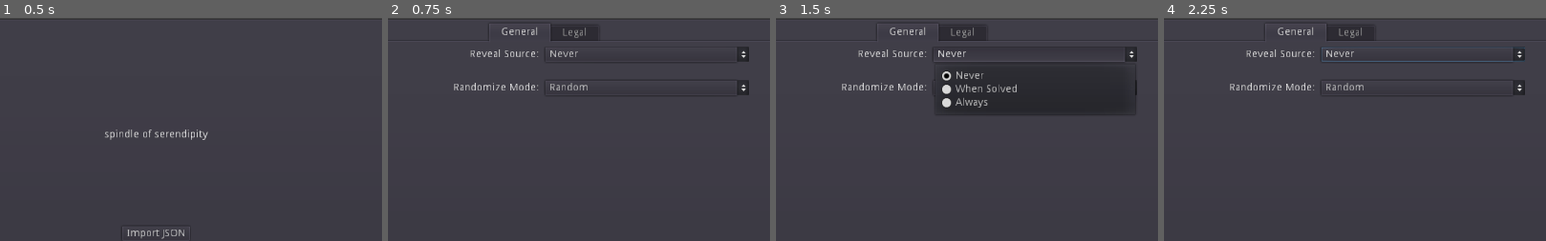
Above: before the commit, frames 1-4 (left to right).
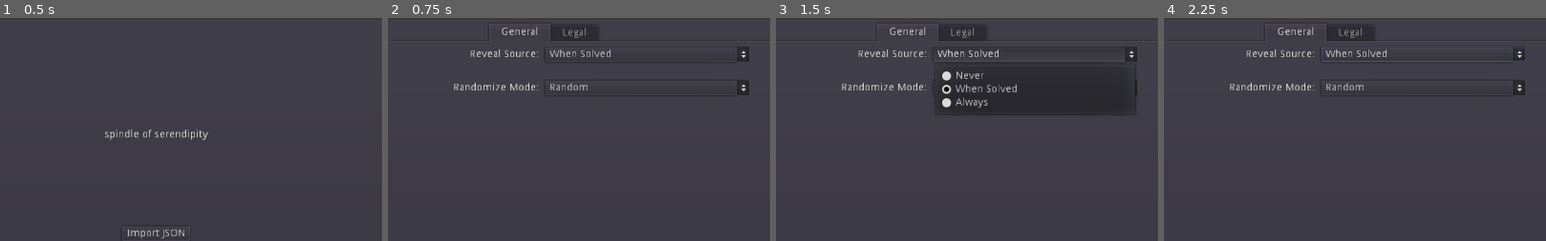
Above: after the commit, the same moments.

Repository: zacryol/spindle-of-serendipity
Game: Godot game, scene res://game/menus/MainMenu.tscn
The game is run twice, just before and just after one commit, with the same random seed, the same clock (stepped at 60 frames per second) and the same inputs.
Inputs (mouse positions are % of the whole screen's width and height, from its top left):
- Up to frame 1 (0.5 s): no input
- Up to frame 2 (0.75 s): click "Settings" at 0.5 s
- Up to frame 3 (1.5 s): click (64, 8) at 1.25 s, where only the run before the commit has a clickable "Never"
- Up to frame 4 (2.25 s): click (64, 8) at 2 s, where only the run after the commit has a clickable "When Solved"
The pictures show only the part of the screen within x 30-80%, y 0-50%; the shares and areas given below are measured in that part.

Frame 1 is identical in both runs. In frame 2, 0.2% of the frame differs, in the area x 42-59%, y 14-18%; in frame 3, 0.3%, in the area x 42-59%, y 14-34%; in frame 4, 0.2%.

Commit message:
Connected OptionButton signals

Diff:
--- a/game/menus/settings/General.gd
+++ b/game/menus/settings/General.gd
@@ -1,5 +1,18 @@
 extends Tabs
+
+onready var source_options := $Scroll/List/RevealSource/OptionButton
+onready var rand_options := $Scroll/List/RandMode/OptionButton
 
 
 func _ready():
+	source_options.select(GlobalVars.show_source)
+	rand_options.select(GlobalVars.rand_mode)
 	pass
+
+
+func _on_source_option_selected(id):
+	pass # Replace with function body.
+
+
+func _on_rand_option_selected(id):
+	pass # Replace with function body.
--- a/game/menus/settings/Settings.tscn
+++ b/game/menus/settings/Settings.tscn
@@ -33,7 +33,7 @@
 margin_bottom = -4.0
 script = ExtResource( 2 )
 
-[node name="ScrollContainer" type="ScrollContainer" parent="PanelContainer/TabContainer/General"]
+[node name="Scroll" type="ScrollContainer" parent="PanelContainer/TabContainer/General"]
 anchor_right = 1.0
 anchor_bottom = 1.0
 margin_left = 225.0
@@ -42,18 +42,18 @@
 "_edit_use_anchors_": false
 }
 
-[node name="VBoxContainer" type="VBoxContainer" parent="PanelContainer/TabContainer/General/ScrollContainer"]
+[node name="List" type="VBoxContainer" parent="PanelContainer/TabContainer/General/Scroll"]
 margin_right = 552.0
 margin_bottom = 65.0
 size_flags_horizontal = 3
 custom_constants/separation = 25
 
-[node name="RevealSource" type="HBoxContainer" parent="PanelContainer/TabContainer/General/ScrollContainer/VBoxContainer"]
+[node name="RevealSource" type="HBoxContainer" parent="PanelContainer/TabContainer/General/Scroll/List"]
 margin_right = 552.0
 margin_bottom = 20.0
 size_flags_horizontal = 3
 
-[node name="Label" type="Label" parent="PanelContainer/TabContainer/General/ScrollContainer/VBoxContainer/RevealSource"]
+[node name="Label" type="Label" parent="PanelContainer/TabContainer/General/Scroll/List/RevealSource"]
 margin_top = 3.0
 margin_right = 274.0
 margin_bottom = 17.0
@@ -61,7 +61,7 @@
 text = "Reveal Source: "
 align = 2
 
-[node name="OptionButton" type="OptionButton" parent="PanelContainer/TabContainer/General/ScrollContainer/VBoxContainer/RevealSource"]
+[node name="OptionButton" type="OptionButton" parent="PanelContainer/TabContainer/General/Scroll/List/RevealSource"]
 margin_left = 278.0
 margin_right = 552.0
 margin_bottom = 20.0
@@ -70,13 +70,13 @@
 items = [ "Never", null, false, 0, null, "When Solved", null, false, 1, null, "Always", null, false, 2, null ]
 selected = 0
 
-[node name="RandMode" type="HBoxContainer" parent="PanelContainer/TabContainer/General/ScrollContainer/VBoxContainer"]
+[node name="RandMode" type="HBoxContainer" parent="PanelContainer/TabContainer/General/Scroll/List"]
 margin_top = 45.0
 margin_right = 552.0
 margin_bottom = 65.0
 size_flags_horizontal = 3
 
-[node name="Label" type="Label" parent="PanelContainer/TabContainer/General/ScrollContainer/VBoxContainer/RandMode"]
+[node name="Label" type="Label" parent="PanelContainer/TabContainer/General/Scroll/List/RandMode"]
 margin_top = 3.0
 margin_right = 274.0
 margin_bottom = 17.0
@@ -84,7 +84,7 @@
 text = "Randomize Mode: "
 align = 2
 
-[node name="OptionButton" type="OptionButton" parent="PanelContainer/TabContainer/General/ScrollContainer/VBoxContainer/RandMode"]
+[node name="OptionButton" type="OptionButton" parent="PanelContainer/TabContainer/General/Scroll/List/RandMode"]
 margin_left = 278.0
 margin_right = 552.0
 margin_bottom = 20.0
@@ -159,4 +159,6 @@
 margin_right = 462.0
 margin_bottom = 720.0
 text = "Back to Main"
+[connection signal="item_selected" from="PanelContainer/TabContainer/General/Scroll/List/RevealSource/OptionButton" to="PanelContainer/TabContainer/General" method="_on_source_option_selected"]
+[connection signal="item_selected" from="PanelContainer/TabContainer/General/Scroll/List/RandMode/OptionButton" to="PanelContainer/TabContainer/General" method="_on_rand_option_selected"]
 [connection signal="pressed" from="PanelContainer/TabContainer/Legal/ScrollContainer/VBoxContainer/Button" to="." method="_on_Back_pressed"]
